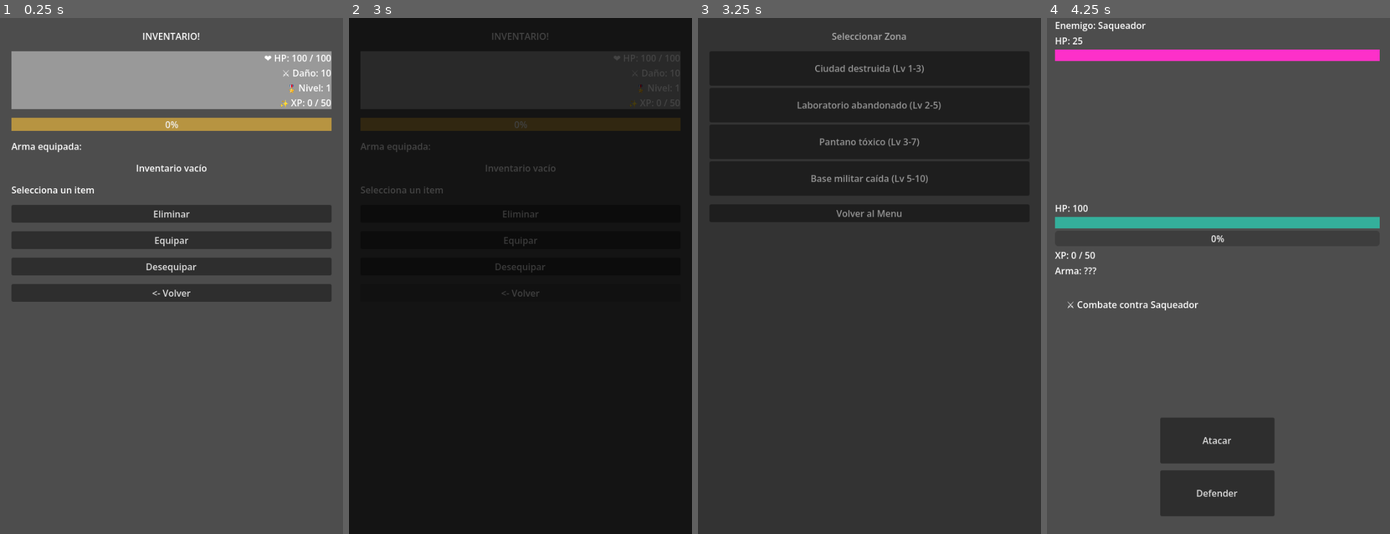
Above: before the commit, frames 1-4 (left to right).
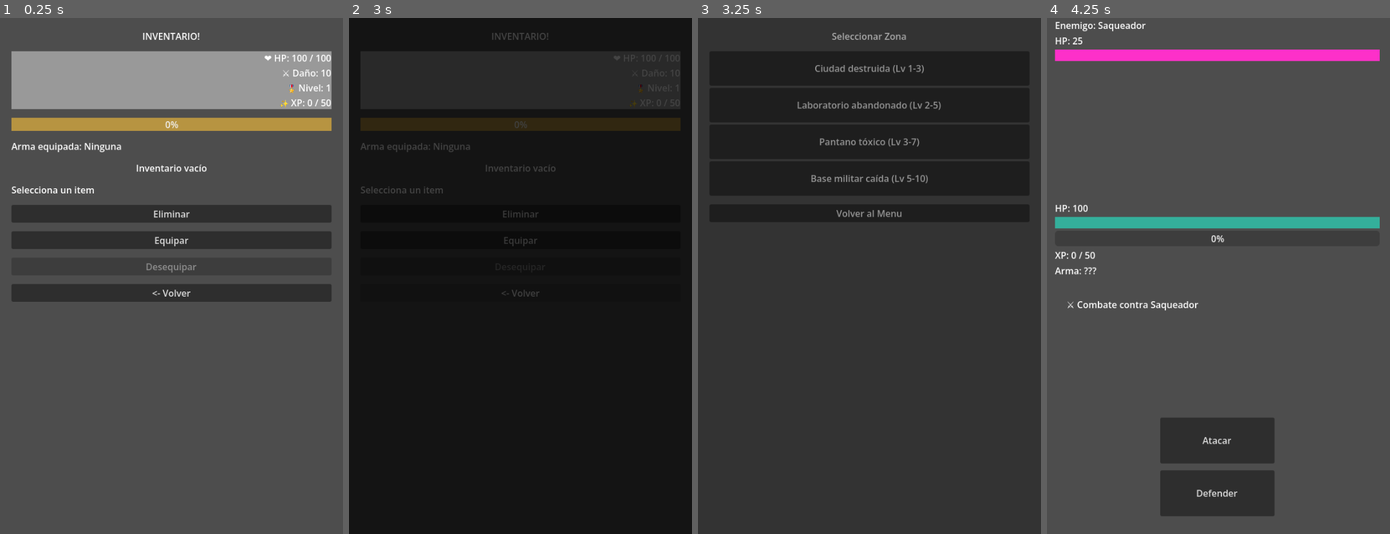
Above: after the commit, the same moments.

Repository: MirandaFrancoCBA/apocalypsheep
Game: Godot game, scene res://scenes/inventory.tscn
Two runs of this game, one before a commit and one after it. Both use one fixed random seed, a clock stepped at 60 frames per second and the inputs below. This scene is started directly instead of the project's main scene.
Inputs (mouse positions are in pixels of both pictures, inside the frame that each line leads up to):
- Up to frame 1 (0.25 s): no input
- Up to frame 2 (3 s): click "Eliminar" at 0.5 s; click "Equipar" at 1.25 s; click (520, 265) at 2 s, where only the run before the commit has a clickable "Desequipar"; click "<- Volver" at 2.75 s
- Up to frame 3 (3.25 s): no input
- Up to frame 4 (4.25 s): click "Ciudad destruida (Lv 1-3)" at 3.5 s

The runs differ from the first frame. In frame 1, 0.2% of the frame differs, in the area x 24-58%, y 24-50%; in frame 2, less than 0.1%; in frame 3, nothing differs; in frame 4, nothing differs.

Commit message:
Feat: rarity

Diff:
--- a/scenes/ui/combat_result_popup.tscn
+++ b/scenes/ui/combat_result_popup.tscn
@@ -12,7 +12,7 @@
 script = ExtResource("1_f5ltw")
 
 [node name="Panel" type="Panel" parent="." unique_id=2088814185]
-custom_minimum_size = Vector2(500, 400)
+custom_minimum_size = Vector2(400, 300)
 layout_mode = 1
 anchors_preset = 8
 anchor_left = 0.5
@@ -27,7 +27,7 @@
 grow_vertical = 2
 
 [node name="VBoxContainer" type="VBoxContainer" parent="Panel" unique_id=2102876238]
-custom_minimum_size = Vector2(500, 300)
+custom_minimum_size = Vector2(400, 300)
 layout_mode = 1
 anchors_preset = 8
 anchor_left = 0.5
@@ -44,6 +44,7 @@
 [node name="LabelTitle" type="Label" parent="Panel/VBoxContainer" unique_id=1808427225]
 layout_mode = 2
 theme_override_font_sizes/font_size = 30
+horizontal_alignment = 1
 
 [node name="LabelXP" type="Label" parent="Panel/VBoxContainer" unique_id=135300782]
 layout_mode = 2
--- a/scripts/ui/inventory_scree.gd
+++ b/scripts/ui/inventory_scree.gd
@@ -53,6 +53,13 @@
 	for item in items:
 		var button = Button.new()
 
+		var rarity = item.get("rarity", "common")
+
+		button.modulate = Constants.RARITY_COLORS.get(
+		rarity,
+		Color.WHITE
+)
+
 		var text = _format_item(item)
 
 		if item == GameManager.get_equipped_weapon():
@@ -170,12 +177,12 @@
 
 func _update_unequip_button() -> void:
 	var weapon = GameManager.get_equipped_weapon()
-	button_unequip.disabled = weapon == null
+	button_unequip.disabled = weapon.is_empty()
 
 func _update_equipped_label() -> void:
 	var weapon = GameManager.get_equipped_weapon()
 
-	if weapon == null:
+	if weapon.is_empty():
 		label_equipped.text = "Arma equipada: Ninguna"
 	else:
 		label_equipped.text = "Arma equipada: " + weapon.get("name", "")
--- a/scripts/ui/loot_popup.gd
+++ b/scripts/ui/loot_popup.gd
@@ -27,11 +27,10 @@
 
 		label_name.text = _rarity_icon(rarity) + " " + item_name
 
-		match rarity:
-			"common": label_name.modulate = Color.WHITE
-			"rare":   label_name.modulate = Color.CORNFLOWER_BLUE
-			"epic":   label_name.modulate = Color.MEDIUM_PURPLE
-			_:        label_name.modulate = Color.WHITE
+		label_name.modulate = Constants.RARITY_COLORS.get(
+			rarity,
+			Color.WHITE
+		)
 
 	scale = Vector2(0.7, 0.7)
 	modulate.a = 0.0
@@ -40,18 +39,17 @@
 	var start_y := position.y
 
 	var tween = create_tween()
-	tween.parallel().tween_property(self, "scale", Vector2.ONE, 0.25)
-	tween.parallel().tween_property(self, "modulate:a", 2.0, 1.25)
+	tween.parallel().tween_property(self , "scale", Vector2.ONE, 0.25)
+	tween.parallel().tween_property(self , "modulate:a", 2.0, 1.25)
 	tween.tween_interval(5.5)
-	tween.parallel().tween_property(self, "modulate:a", 0.0, 1.0)
-	tween.parallel().tween_property(self, "position:y", start_y - 20, 0.4)
+	tween.parallel().tween_property(self , "modulate:a", 0.0, 1.0)
+	tween.parallel().tween_property(self , "position:y", start_y - 20, 0.4)
 
 	await tween.finished
 	queue_free()
 
 func _rarity_icon(rarity: String) -> String:
-	match rarity:
-		"common": return "⚪"
-		"rare":   return "🔵"
-		"epic":   return "🟣"
-		_:        return "⚪"
+	return Constants.RARITY_ICONS.get(
+		rarity,
+		"⚪"
+	)
--- a/scripts/utils/constants.gd
+++ b/scripts/utils/constants.gd
@@ -30,7 +30,16 @@
 	"rare": 25,
 	"epic": 5
 }
-
+const RARITY_COLORS := {
+	"common": Color.WHITE,
+	"rare": Color(0.4, 0.6, 1.0),
+	"epic": Color(0.7, 0.4, 1.0)
+}
+const RARITY_ICONS := {
+	"common": "⚪",
+	"rare": "🔵",
+	"epic": "🟣"
+}
 # ─────────────────────────────────────────
 # LOOT — drop chance
 # ─────────────────────────────────────────
